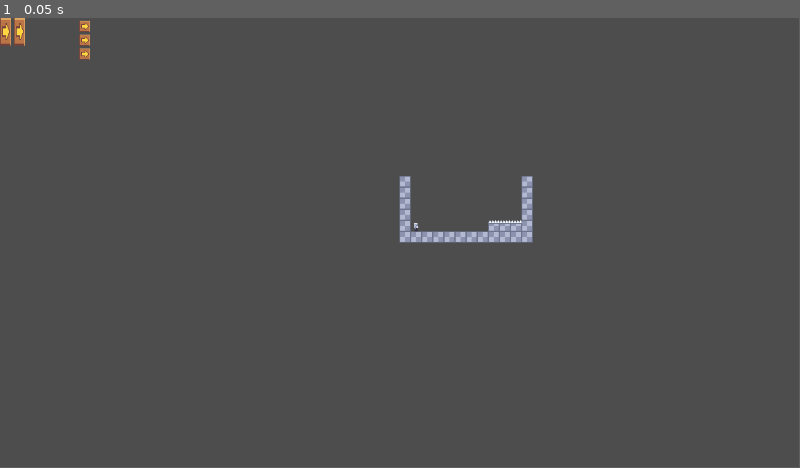
Above: before the commit, frame 1.
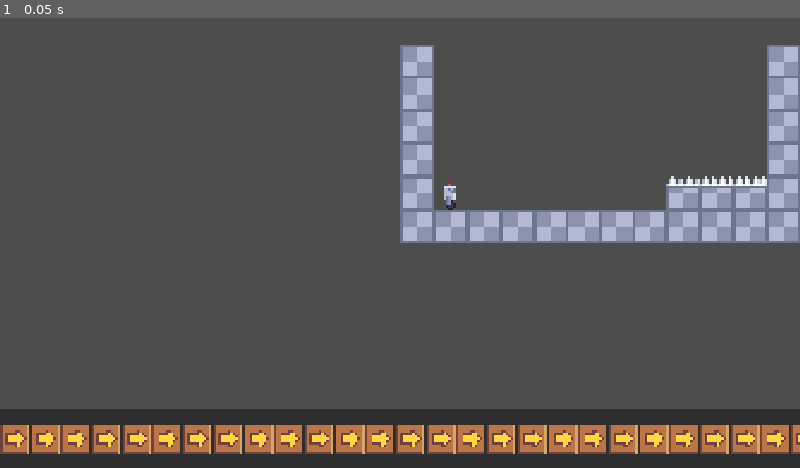
Above: after the commit, the same moment.

Repository: ricardobusta/gmtk-2025
Game: Godot game, scene res://scenes/game.tscn
Two runs of this game, one before a commit and one after it. Both use one fixed random seed, a clock stepped at 60 frames per second and the inputs below.
Inputs:
- Up to frame 1 (0.05 s): no input
In our replay, the window is 799x449 before the commit and 800x450 after it. These sizes can differ from the game's own. Grey fills any space a smaller window leaves; there, only what the larger window draws over its background counts as a difference.

The runs differ from the first frame. In frame 1, 21% of the frame differs, in the area x 0-100%, y 0-100%.

Commit message:
Make horizontal scroll work

Diff:
--- a/loop-robot/project.godot
+++ b/loop-robot/project.godot
@@ -15,6 +15,16 @@
 config/features=PackedStringArray("4.4", "GL Compatibility")
 config/icon="res://icon.svg"
 
+[display]
+
+window/size/viewport_width=1920
+window/size/viewport_height=1080
+window/stretch/mode="canvas_items"
+
+[input_devices]
+
+pointing/emulate_touch_from_mouse=true
+
 [rendering]
 
 textures/canvas_textures/default_texture_filter=0
--- a/loop-robot/scenes/game.tscn
+++ b/loop-robot/scenes/game.tscn
@@ -1,9 +1,8 @@
-[gd_scene load_steps=8 format=4 uid="uid://fk34b1turgan"]
+[gd_scene load_steps=7 format=4 uid="uid://fk34b1turgan"]
 
 [ext_resource type="Texture2D" uid="uid://cyg8wevfl4svr" path="res://textures/tile_map_atlas.png" id="1_uwrxv"]
 [ext_resource type="Texture2D" uid="uid://cinpnrr513wr2" path="res://sprites/robot.tres" id="2_yqjtg"]
 [ext_resource type="Texture2D" uid="uid://b7psmje3clsay" path="res://sprites/arrow_panel.tres" id="3_lbhrr"]
-[ext_resource type="Script" uid="uid://kmbvb2ytnkcl" path="res://scripts/program_tile.gd" id="3_lnu2h"]
 
 [sub_resource type="TileSetAtlasSource" id="TileSetAtlasSource_yqjtg"]
 texture = ExtResource("1_uwrxv")
@@ -37,37 +36,186 @@
 shape = SubResource("RectangleShape2D_lnu2h")
 
 [node name="Camera2D" type="Camera2D" parent="World"]
+zoom = Vector2(5, 5)
 
 [node name="CanvasLayer" type="CanvasLayer" parent="."]
 
-[node name="VBoxContainer" type="VBoxContainer" parent="CanvasLayer"]
-offset_left = 114.0
-offset_top = 4.0
-offset_right = 154.0
-offset_bottom = 44.0
-
-[node name="TextureButton" type="TextureButton" parent="CanvasLayer/VBoxContainer"]
-layout_mode = 2
-texture_normal = ExtResource("3_lbhrr")
-
-[node name="TextureButton2" type="TextureButton" parent="CanvasLayer/VBoxContainer"]
-layout_mode = 2
-texture_normal = ExtResource("3_lbhrr")
-
-[node name="TextureButton3" type="TextureButton" parent="CanvasLayer/VBoxContainer"]
-layout_mode = 2
-texture_normal = ExtResource("3_lbhrr")
-
-[node name="HBoxContainer" type="HBoxContainer" parent="CanvasLayer"]
+[node name="ProgramScrollContainer" type="ScrollContainer" parent="CanvasLayer"]
+anchors_preset = 12
+anchor_top = 1.0
+anchor_right = 1.0
+anchor_bottom = 1.0
+offset_top = -143.56
+offset_bottom = 10.49
+grow_horizontal = 2
+grow_vertical = 0
+pivot_offset = Vector2(0, 42)
+
+[node name="PanelContainer" type="PanelContainer" parent="CanvasLayer/ProgramScrollContainer"]
+layout_mode = 2
+size_flags_horizontal = 3
+size_flags_vertical = 3
+mouse_filter = 1
+
+[node name="HBoxContainer" type="HBoxContainer" parent="CanvasLayer/ProgramScrollContainer/PanelContainer"]
+custom_minimum_size = Vector2(0, 69.99)
+layout_mode = 2
+size_flags_horizontal = 4
+size_flags_vertical = 4
+
+[node name="TextureRect" type="TextureRect" parent="CanvasLayer/ProgramScrollContainer/PanelContainer/HBoxContainer"]
+layout_mode = 2
+texture = ExtResource("3_lbhrr")
+expand_mode = 2
+
+[node name="TextureRect3" type="TextureRect" parent="CanvasLayer/ProgramScrollContainer/PanelContainer/HBoxContainer"]
+layout_mode = 2
+texture = ExtResource("3_lbhrr")
+expand_mode = 2
+
+[node name="TextureRect4" type="TextureRect" parent="CanvasLayer/ProgramScrollContainer/PanelContainer/HBoxContainer"]
+layout_mode = 2
+texture = ExtResource("3_lbhrr")
+expand_mode = 2
+
+[node name="TextureRect5" type="TextureRect" parent="CanvasLayer/ProgramScrollContainer/PanelContainer/HBoxContainer"]
+layout_mode = 2
+texture = ExtResource("3_lbhrr")
+expand_mode = 2
+
+[node name="TextureRect6" type="TextureRect" parent="CanvasLayer/ProgramScrollContainer/PanelContainer/HBoxContainer"]
+layout_mode = 2
+texture = ExtResource("3_lbhrr")
+expand_mode = 2
+
+[node name="TextureRect7" type="TextureRect" parent="CanvasLayer/ProgramScrollContainer/PanelContainer/HBoxContainer"]
+layout_mode = 2
+texture = ExtResource("3_lbhrr")
+expand_mode = 2
+
+[node name="TextureRect8" type="TextureRect" parent="CanvasLayer/ProgramScrollContainer/PanelContainer/HBoxContainer"]
+layout_mode = 2
+texture = ExtResource("3_lbhrr")
+expand_mode = 2
+
+[node name="TextureRect9" type="TextureRect" parent="CanvasLayer/ProgramScrollContainer/PanelContainer/HBoxContainer"]
+layout_mode = 2
+texture = ExtResource("3_lbhrr")
+expand_mode = 2
+
+[node name="TextureRect10" type="TextureRect" parent="CanvasLayer/ProgramScrollContainer/PanelContainer/HBoxContainer"]
+layout_mode = 2
+texture = ExtResource("3_lbhrr")
+expand_mode = 2
+
+[node name="TextureRect11" type="TextureRect" parent="CanvasLayer/ProgramScrollContainer/PanelContainer/HBoxContainer"]
+layout_mode = 2
+texture = ExtResource("3_lbhrr")
+expand_mode = 2
+
+[node name="TextureRect12" type="TextureRect" parent="CanvasLayer/ProgramScrollContainer/PanelContainer/HBoxContainer"]
+layout_mode = 2
+texture = ExtResource("3_lbhrr")
+expand_mode = 2
+
+[node name="TextureRect14" type="TextureRect" parent="CanvasLayer/ProgramScrollContainer/PanelContainer/HBoxContainer"]
+layout_mode = 2
+texture = ExtResource("3_lbhrr")
+expand_mode = 2
+
+[node name="TextureRect15" type="TextureRect" parent="CanvasLayer/ProgramScrollContainer/PanelContainer/HBoxContainer"]
+layout_mode = 2
+texture = ExtResource("3_lbhrr")
+expand_mode = 2
+
+[node name="TextureRect16" type="TextureRect" parent="CanvasLayer/ProgramScrollContainer/PanelContainer/HBoxContainer"]
+layout_mode = 2
+texture = ExtResource("3_lbhrr")
+expand_mode = 2
+
+[node name="TextureRect17" type="TextureRect" parent="CanvasLayer/ProgramScrollContainer/PanelContainer/HBoxContainer"]
+layout_mode = 2
+texture = ExtResource("3_lbhrr")
+expand_mode = 2
+
+[node name="TextureRect18" type="TextureRect" parent="CanvasLayer/ProgramScrollContainer/PanelContainer/HBoxContainer"]
+layout_mode = 2
+texture = ExtResource("3_lbhrr")
+expand_mode = 2
+
+[node name="TextureRect19" type="TextureRect" parent="CanvasLayer/ProgramScrollContainer/PanelContainer/HBoxContainer"]
+layout_mode = 2
+texture = ExtResource("3_lbhrr")
+expand_mode = 2
+
+[node name="TextureRect20" type="TextureRect" parent="CanvasLayer/ProgramScrollContainer/PanelContainer/HBoxContainer"]
+layout_mode = 2
+texture = ExtResource("3_lbhrr")
+expand_mode = 2
+
+[node name="TextureRect21" type="TextureRect" parent="CanvasLayer/ProgramScrollContainer/PanelContainer/HBoxContainer"]
+layout_mode = 2
+texture = ExtResource("3_lbhrr")
+expand_mode = 2
+
+[node name="TextureRect22" type="TextureRect" parent="CanvasLayer/ProgramScrollContainer/PanelContainer/HBoxContainer"]
+layout_mode = 2
+texture = ExtResource("3_lbhrr")
+expand_mode = 2
+
+[node name="TextureRect23" type="TextureRect" parent="CanvasLayer/ProgramScrollContainer/PanelContainer/HBoxContainer"]
+layout_mode = 2
+texture = ExtResource("3_lbhrr")
+expand_mode = 2
+
+[node name="TextureRect24" type="TextureRect" parent="CanvasLayer/ProgramScrollContainer/PanelContainer/HBoxContainer"]
+layout_mode = 2
+texture = ExtResource("3_lbhrr")
+expand_mode = 2
+
+[node name="TextureRect25" type="TextureRect" parent="CanvasLayer/ProgramScrollContainer/PanelContainer/HBoxContainer"]
+layout_mode = 2
+texture = ExtResource("3_lbhrr")
+expand_mode = 2
+
+[node name="TextureRect26" type="TextureRect" parent="CanvasLayer/ProgramScrollContainer/PanelContainer/HBoxContainer"]
+layout_mode = 2
+texture = ExtResource("3_lbhrr")
+expand_mode = 2
+
+[node name="TextureRect27" type="TextureRect" parent="CanvasLayer/ProgramScrollContainer/PanelContainer/HBoxContainer"]
+layout_mode = 2
+texture = ExtResource("3_lbhrr")
+expand_mode = 2
+
+[node name="TextureRect28" type="TextureRect" parent="CanvasLayer/ProgramScrollContainer/PanelContainer/HBoxContainer"]
+layout_mode = 2
+texture = ExtResource("3_lbhrr")
+expand_mode = 2
+
+[node name="TextureRect29" type="TextureRect" parent="CanvasLayer/ProgramScrollContainer/PanelContainer/HBoxContainer"]
+layout_mode = 2
+texture = ExtResource("3_lbhrr")
+expand_mode = 2
+
+[node name="TextureRect30" type="TextureRect" parent="CanvasLayer/ProgramScrollContainer/PanelContainer/HBoxContainer"]
+layout_mode = 2
+texture = ExtResource("3_lbhrr")
+expand_mode = 2
+
+[node name="TextureRect31" type="TextureRect" parent="CanvasLayer/ProgramScrollContainer/PanelContainer/HBoxContainer"]
+layout_mode = 2
+texture = ExtResource("3_lbhrr")
+expand_mode = 2
+
+[node name="TextureRect13" type="TextureRect" parent="CanvasLayer/ProgramScrollContainer/PanelContainer/HBoxContainer"]
+layout_mode = 2
+texture = ExtResource("3_lbhrr")
+expand_mode = 2
+
+[node name="ToolsScrollContainer" type="ScrollContainer" parent="CanvasLayer"]
 offset_right = 40.0
 offset_bottom = 40.0
 
-[node name="TextureRect" type="TextureRect" parent="CanvasLayer/HBoxContainer"]
-layout_mode = 2
-texture = ExtResource("3_lbhrr")
-script = ExtResource("3_lnu2h")
-
-[node name="TextureRect2" type="TextureRect" parent="CanvasLayer/HBoxContainer"]
-layout_mode = 2
-texture = ExtResource("3_lbhrr")
-script = ExtResource("3_lnu2h")
+[node name="PanelContainer" type="PanelContainer" parent="CanvasLayer/ToolsScrollContainer"]
+layout_mode = 2
--- /dev/null
+++ b/loop-robot/scripts/program_bar.gd
@@ -0,0 +1,13 @@
+extends Node
+
+func _get_drag_data(at_position: Vector2) -> Variant:
+	var data = {}
+
+	return data
+
+func _can_drop_data(at_position: Vector2, data: Variant) -> bool:
+	print("Can drop data %s", at_position)
+	return true
+
+func _drop_data(at_position: Vector2, data: Variant) -> void:
+	pass
Not shown, added: loop-robot/scripts/program_bar.gd.uid
